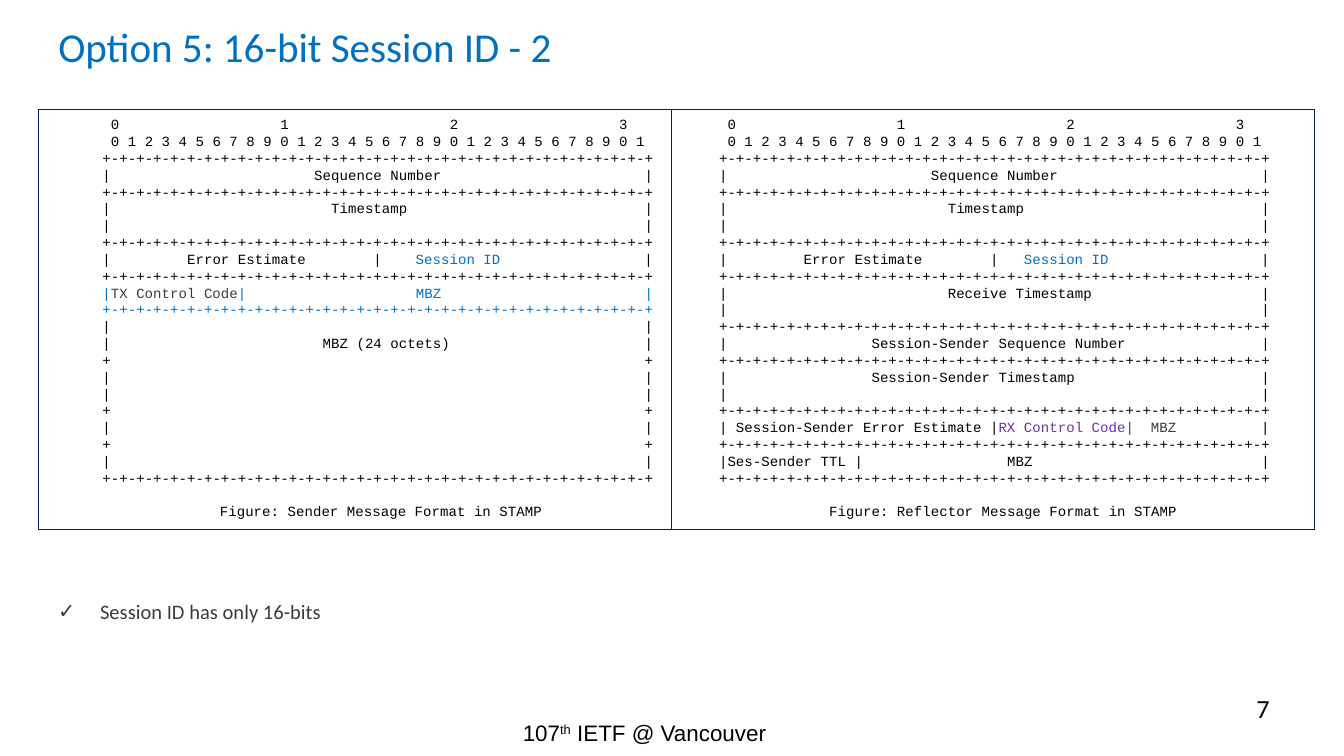
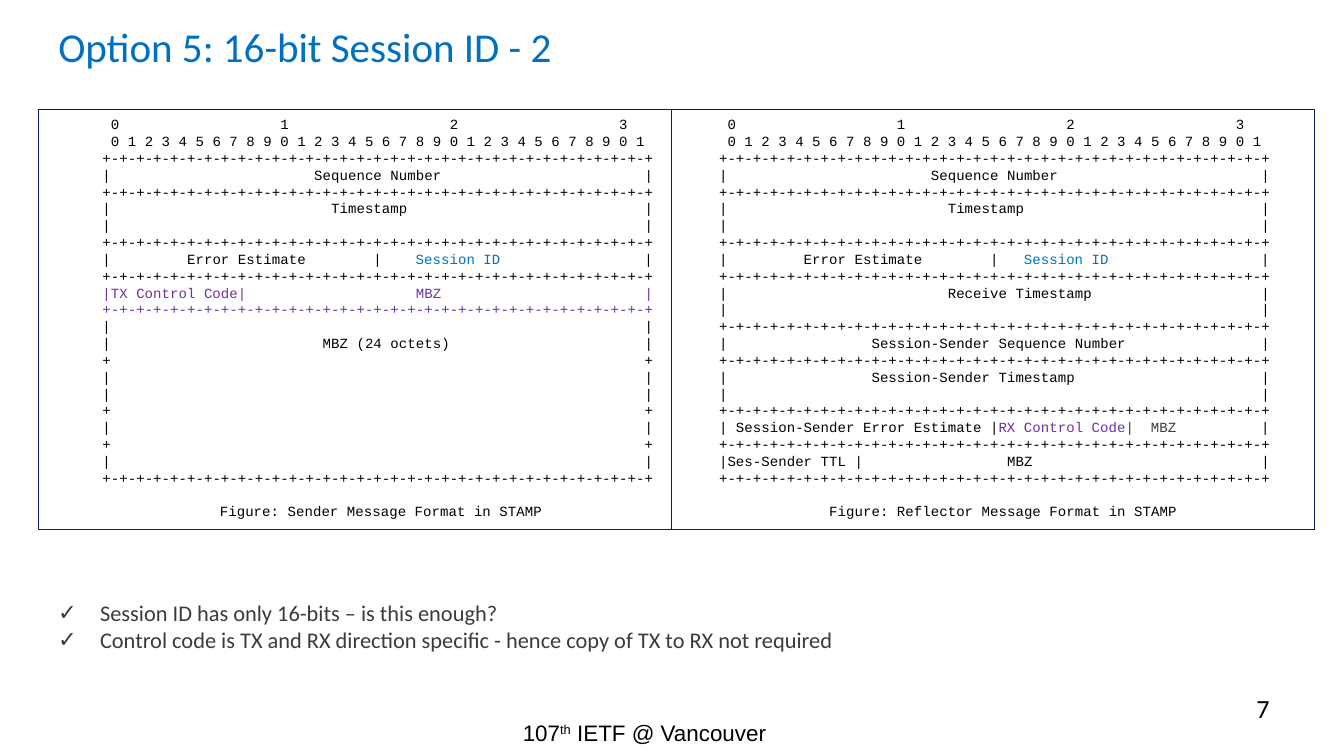
Before and after one commit to rakgandhi/ietf-public, a slide deck: slide 7 of ietf-stamp-session-id-rev1.pptx. Drawn at 1344x756 pixels with LibreOffice and Linux fonts; fonts in the diff are those of the drawing. Boxes give left, top, right and bottom in pixels: in the first picture for what was removed or moved away, otherwise in the second. Text is boxed around its words. In the diff, an @@ line names an element or a change of style, - is before the commit and + after.

```diff
--- a/ietf-stamp-session-id-rev1.pptx
+++ b/ietf-stamp-session-id-rev1.pptx
@@ text in rectangle at [102, 288, 441, 301]: text colour #0070C0 to #7030A0 in "|TX Code| MBZ |", "+-+-+-+-+-+-+-+-+-+-+-+-+-+-+-+-+-+-+-+-+-+-+-+-+-+-+-+-+-+- ..."; text colour #3B3B3B to #7030A0 in "|TX Control Code|" @@
@@ text at [100, 605, 832, 652]: text changed; size 11 to 12 pt @@
-✓ Session ID has only 16-bits
+✓ Session ID has only 16-bits – is this enough?
+✓ Control code is TX and RX direction specific - hence copy of TX to RX not required
```
Also in this commit, not shown: 5 other slides changed.
